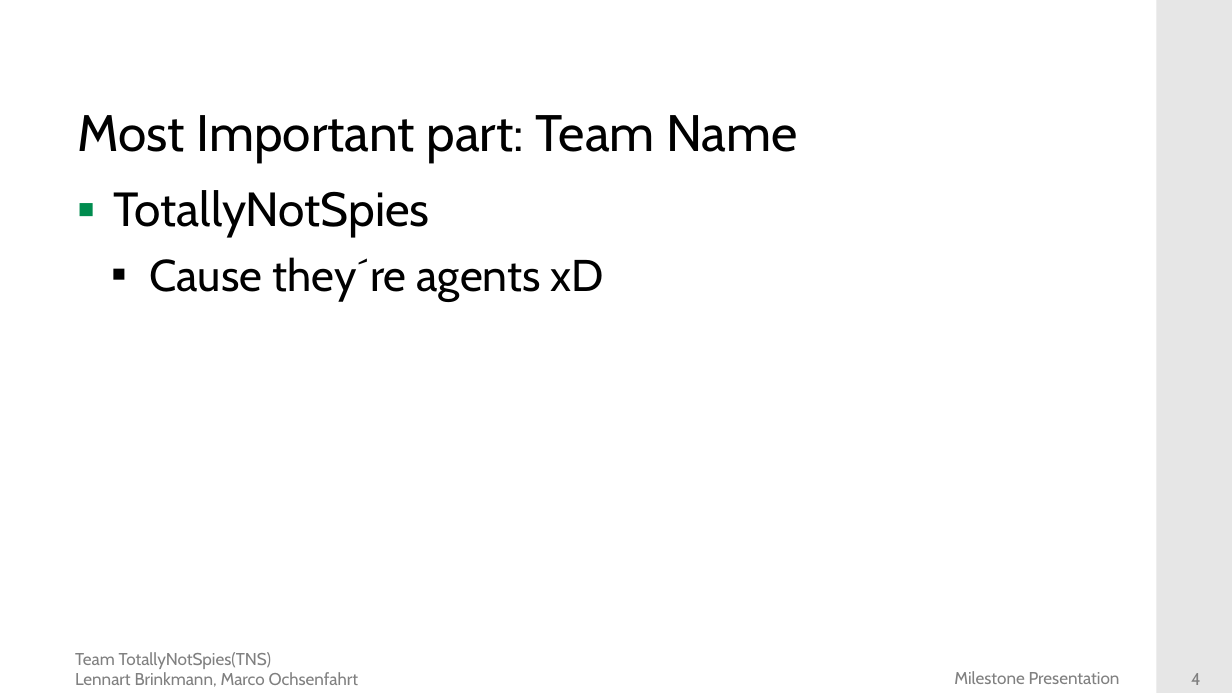
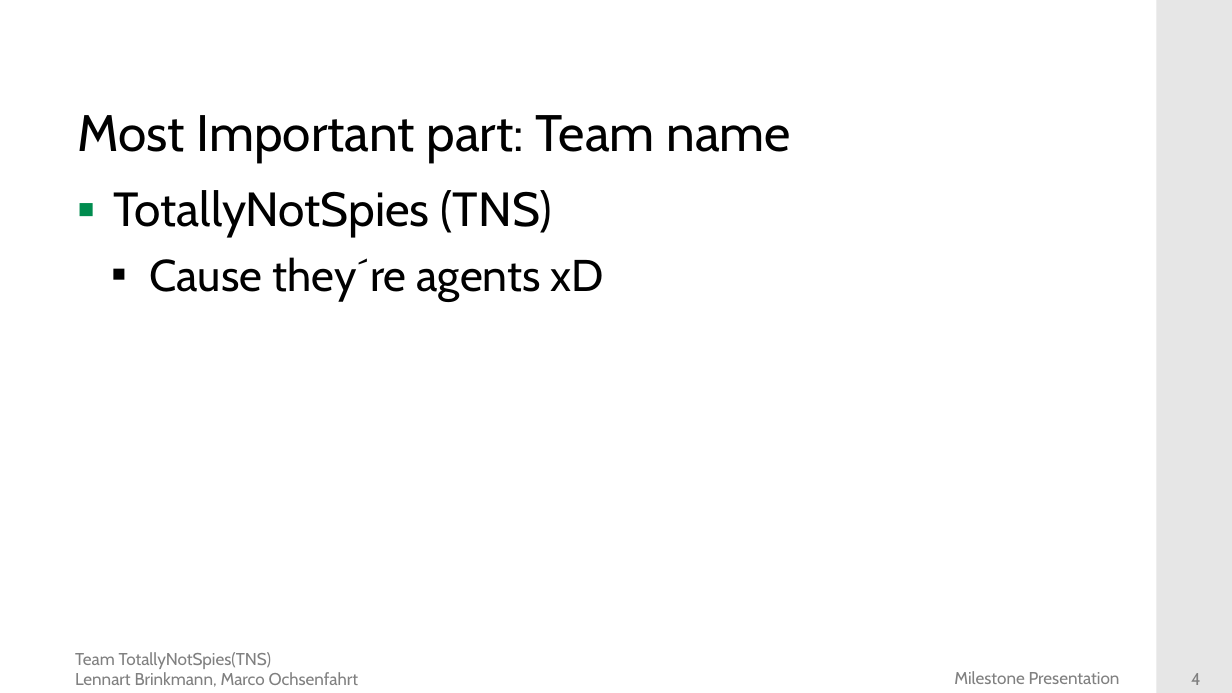
Before and after one commit to DieMango/PiB_Bri_Och, a slide deck: slide 4 of Milestone1 Presentation.pptx. Drawn at 1232x693 pixels with LibreOffice and Linux fonts; fonts in the diff are those of the drawing; background and template pictures are left out. Boxes give left, top, right and bottom in pixels: in the first picture for what was removed or moved away, otherwise in the second. Text is boxed around its words. In the diff, an @@ line names an element or a change of style, - is before the commit and + after.

Commit message:
Add files via upload
new update

```diff
--- a/Milestone1 Presentation.pptx
+++ b/Milestone1 Presentation.pptx
@@ title at box(77, 115, 791, 162): text changed @@
-Most Important part: Team Name
+Most Important part: Team name
@@ text at box(113, 190, 552, 238): text changed @@
-▪ TotallyNotSpies
+▪ TotallyNotSpies (TNS)
```
Also in this commit, not shown: 1 other slide changed.
